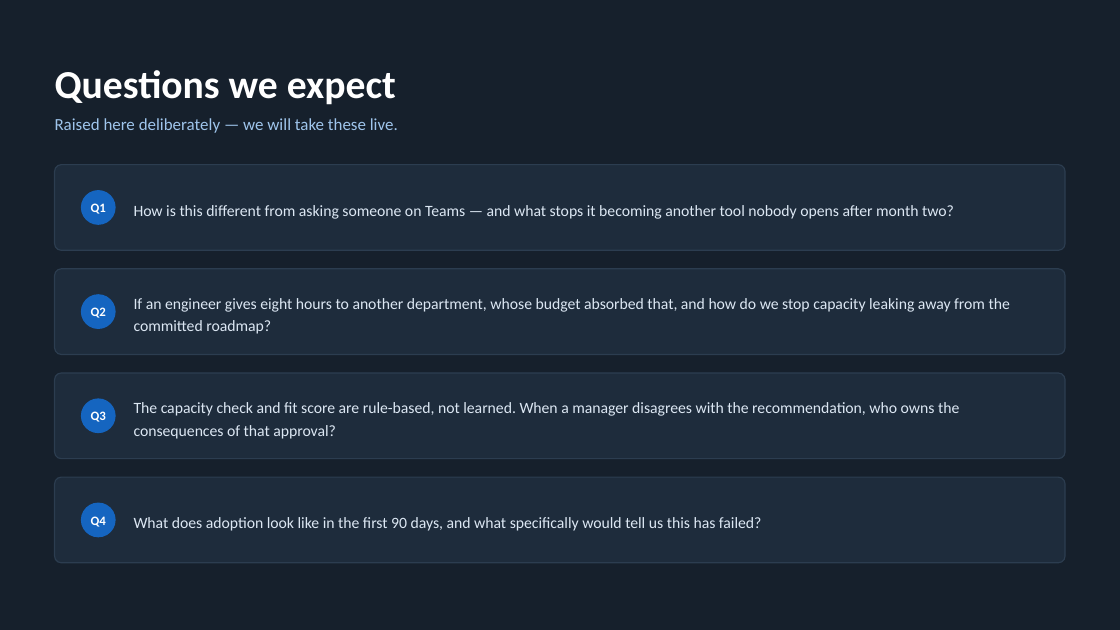
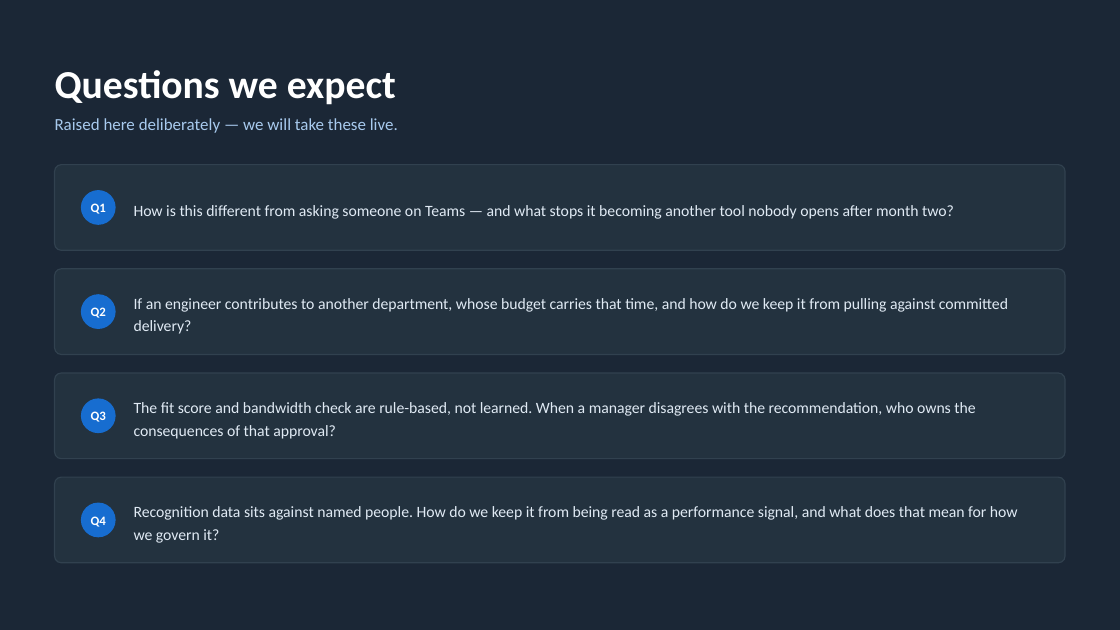
Before and after one commit to chinagudi-rohit/MBXchange, a slide deck: slide 4 of 2026-08-25_MBXchange_Overview.pptx. Drawn at 1120x630 pixels with LibreOffice and Linux fonts; fonts in the diff are those of the drawing. Boxes give left, top, right and bottom in pixels: in the first picture for what was removed or moved away, otherwise in the second. Text is boxed around its words. In the diff, an @@ line names an element or a change of style, - is before the commit and + after.

```diff
--- a/2026-08-25_MBXchange_Overview.pptx
+++ b/2026-08-25_MBXchange_Overview.pptx
@@ background #16202C to #1B2736 @@
@@ text at [134,298,1008,334]: text changed; text colour #DCE7F3 to #E0EAF4 @@
-If an engineer gives eight hours to another department, whose budget absorbed that, and how do we stop capacity leaking away from the committed roadmap?
+If an engineer contributes to another department, whose budget carries that time, and how do we keep it from pulling against committed delivery?
@@ text at [134,402,975,439]: text changed; text colour #DCE7F3 to #E0EAF4 @@
-The capacity check and fit score are rule-based, not learned. When a manager disagrees with the recommendation, who owns the consequences of that approval?
+The fit score and bandwidth check are rule-based, not learned. When a manager disagrees with the recommendation, who owns the consequences of that approval?
@@ fill #1E2C3C to #23323F; outline #2C3D50 1 pt to #31414F 1 pt in 4 elements at [55,165,1065,250], [55,269,1065,355], [55,373,1065,459], [55,477,1065,563] @@
@@ fill #1565C0 to #176DD0; outline #1565C0 1 pt to #176DD0 1 pt in 4 elements at [82,191,115,224], [82,295,115,329], [82,399,115,433], [82,503,115,537] @@
@@ text at [134,506,1018,543]: text changed; text colour #DCE7F3 to #E0EAF4 @@
-What does adoption look like in the first 90 days, and what specifically would tell us this has failed?
+Recognition data sits against named people. How do we keep it from being read as a performance signal, and what does that mean for how we govern it?
```
Also in this commit, not shown: 3 other slides changed, 1 other file.
